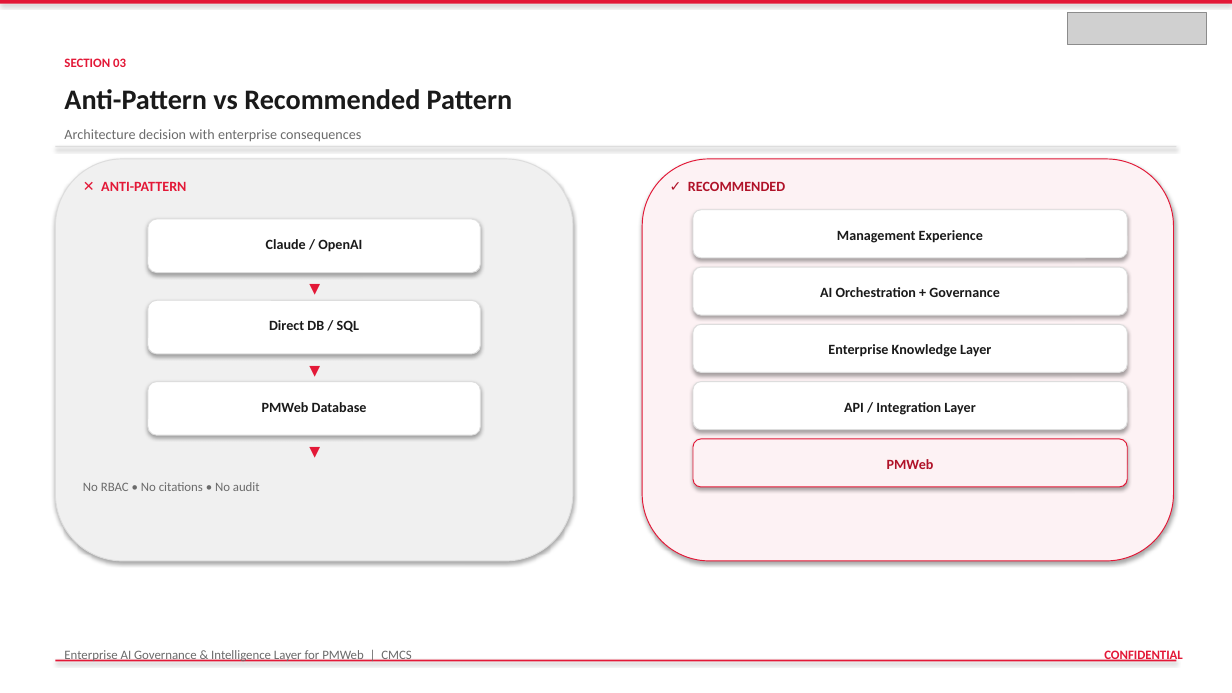
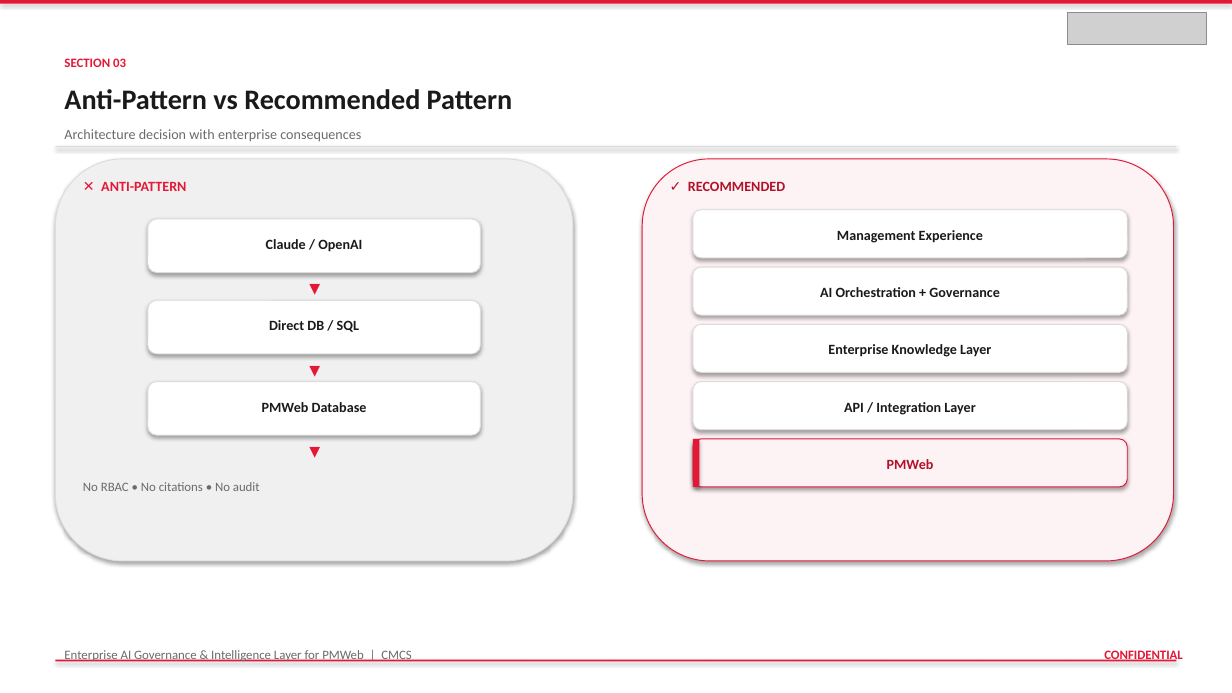
Before and after one commit to vishnushankar9024/procurehubibi, a slide deck: slide 14 of output/DAMAC_PMWeb_AI_Governance_Intelligence_Layer.pptx. Drawn at 1232x693 pixels with LibreOffice and Linux fonts; fonts in the diff are those of the drawing; grey boxes stand for pictures. Boxes give left, top, right and bottom in pixels: in the first picture for what was removed or moved away, otherwise in the second. Text is boxed around its words. In the diff, an @@ line names an element or a change of style, - is before the commit and + after.

```diff
--- a/output/DAMAC_PMWeb_AI_Governance_Intelligence_Layer.pptx
+++ b/output/DAMAC_PMWeb_AI_Governance_Intelligence_Layer.pptx
@@ rectangle added at [693,439,700,487], fill #E31837 @@
```
Also in this commit, not shown: 2 other slides changed, 1 other file.
